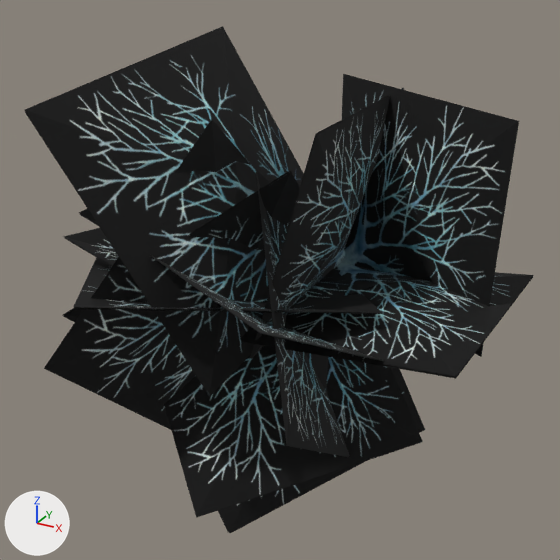
The OBJ model sceneobjs/huodong_fuben_421/huodong_fuben_421_rsshulin_shu10.obj as it was, and as the next commit left it.
Camera for both pictures: a 50 mm lens placed at (104.0, -198.4, 93.4), pointed at (10.6, -28.6, 8.5). The lights are fixed; the arrows at lower left show +X, +Y and +Z. Where no turn or scale is listed for an object, it has been applied to the vertices.

In view in the first picture: 'huodong_fuben_421_rsshulin_shu10'.
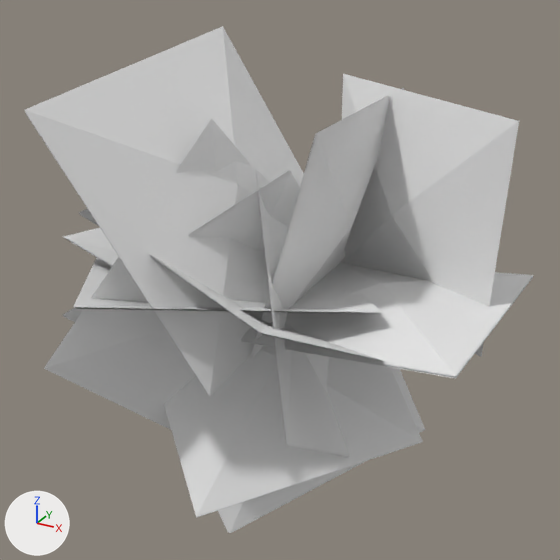
Location of each change, [x1, y1, x2, y2] in pixels of the pictures (560 x 560 px):
'huodong_fuben_421_rsshulin_shu10', recoloured (black to grey): [25, 26, 533, 533] in both

The change in detail:
Material 'material_15' (mat_material_15_1) is new.
Its base color is (0.8, 0.8, 0.8) (white #e7e7e7).
Its roughness is 1.0.
me_huodong_fuben_421_rsshulin_shu10 has 130 vertices, 104 faces and spans x -71.9..71.9, y -91.9..14.6, z -71.4..71.4.
me_huodong_fuben_421_rsshulin_shu10 no longer uses material mat_material_15 (picture img_huodong_fuben_421_rsshulin_15_png).
me_huodong_fuben_421_rsshulin_shu10 now uses material mat_material_15_1 (white #e7e7e7).
